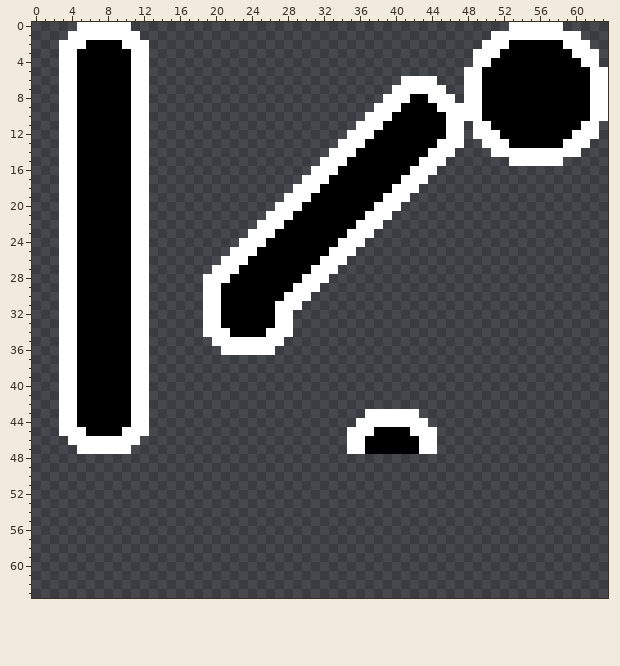
Pixel-art file, stored at Game/Tilesets/Raw/Tiles.aseprite. The first picture shows the starting point.
64x64 pixels, 1 frame.
After the commit:
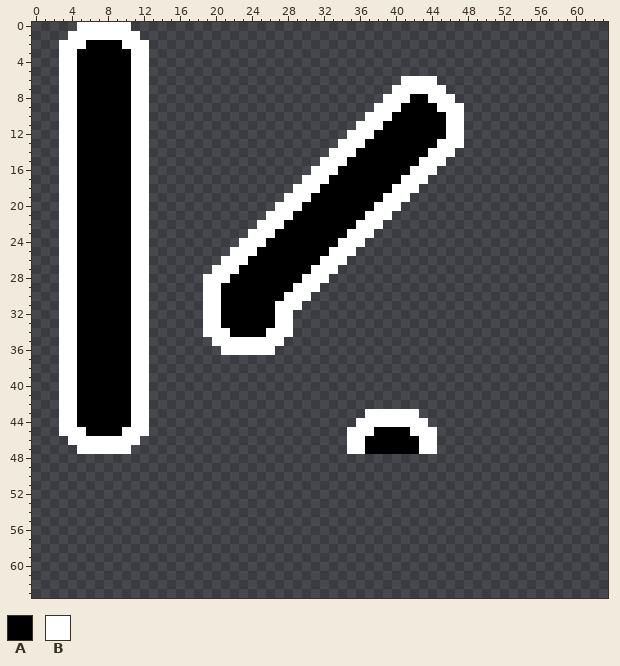
Palette (. is transparent): A #000000  B #ffffff
Edits made:
y 0: x 53..58 BBBBBB -> ......
y 1: x 51..60 BBBBBBBBBB -> ..........
y 2: x 50..61 BBBAAAAAABBB -> ............
y 3: x 49..62 BBBAAAAAAAABBB -> ..............
y 4: x 49..62 BBAAAAAAAAAABB -> ..............
y 5..10: x 48..63 BBAAAAAAAAAAAABB -> ................
y 11: x 49..62 BBAAAAAAAAAABB -> ..............
y 12: x 49..62 BBBAAAAAAAABBB -> ..............
y 13: x 50..61 BBBAAAAAABBB -> ............
y 14: x 51..60 BBBBBBBBBB -> ..........
y 15: x 53..58 BBBBBB -> ......
